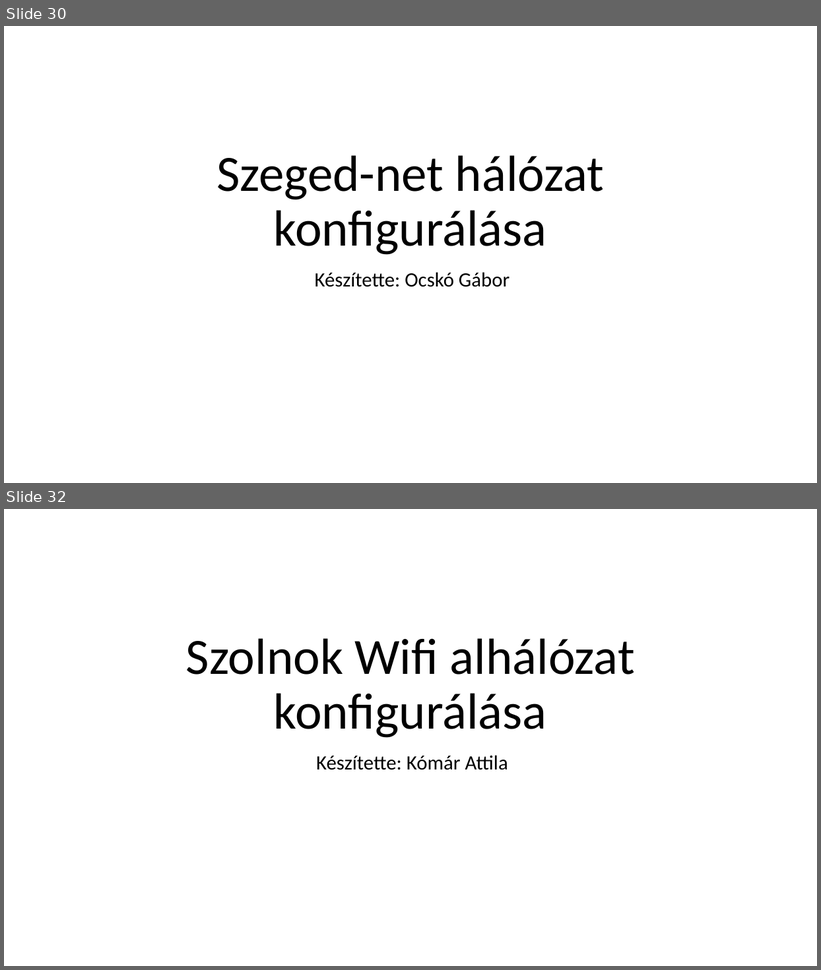
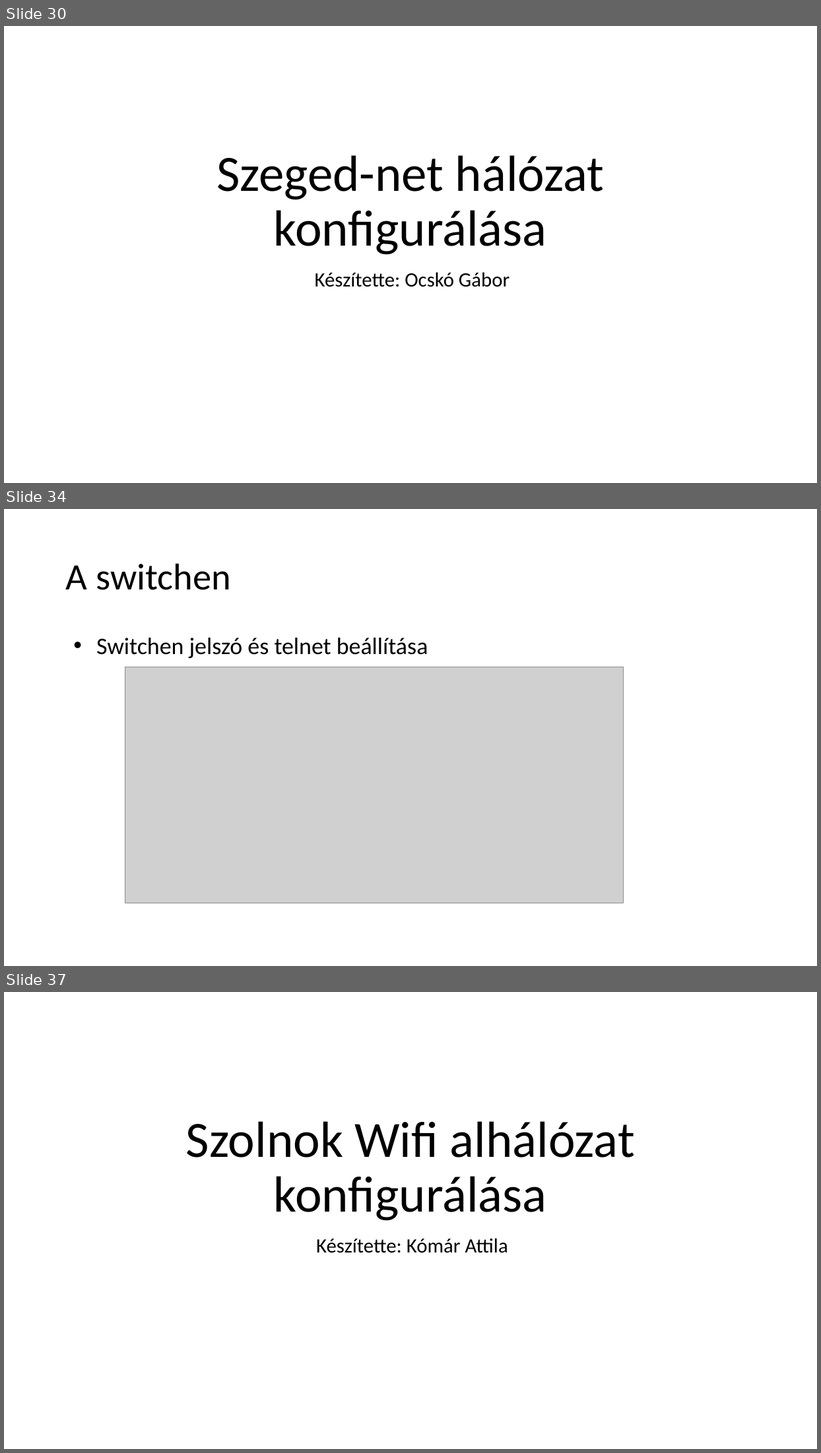
Before and after one commit to I-Izumi/School-project-network, a slide deck: Prezentációk/School_projects_ppt.pptx. Shown one above the other, each under a label of ours: slides 30 and 32 before the commit, slides 30, 34 and 37 after it; the slides between them are not shown. The pictures are 821x970 and 821x1453 pixels, drawn with LibreOffice and Linux fonts; fonts in the diff are those of the drawing; grey boxes stand for pictures. Boxes give left, top, right and bottom in pixels: in the first picture for what was removed or moved away, otherwise in the second. Text is boxed around its words. In the diff, an @@ line names an element or a change of style, - is before the commit and + after.

```diff
--- a/Prezentációk/School_projects_ppt.pptx
+++ b/Prezentációk/School_projects_ppt.pptx
@@ slide 34 added at [4, 509, 817, 966], background #FFFFFF @@
@@ title added at [66, 563, 230, 590], 44 pt, text #000000 @@
+A switchen
@@ text added at [96, 638, 428, 658], 28 pt, text #000000 @@
+• Switchen jelszó és telnet beállítása
@@ picture added at [125, 667, 623, 903] @@
@@ what was slide 32 is now slide 37 @@
```
Also in this commit, not shown: 14 other slides added, 1 slide removed.
